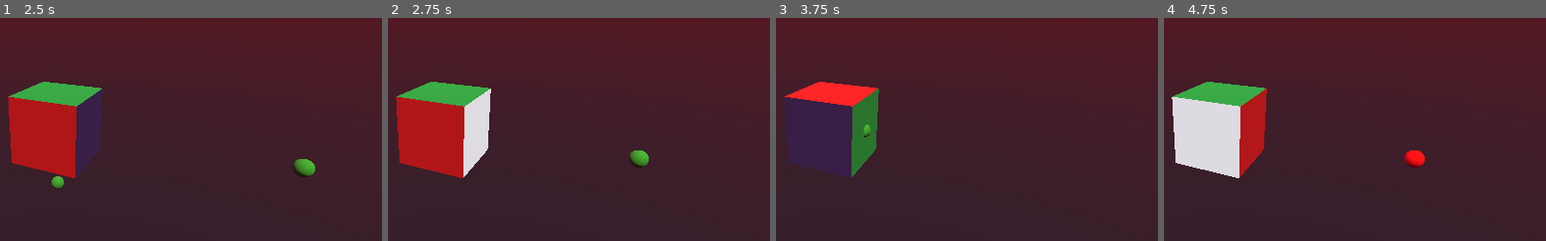
Above: before the commit, frames 1-4 (left to right).
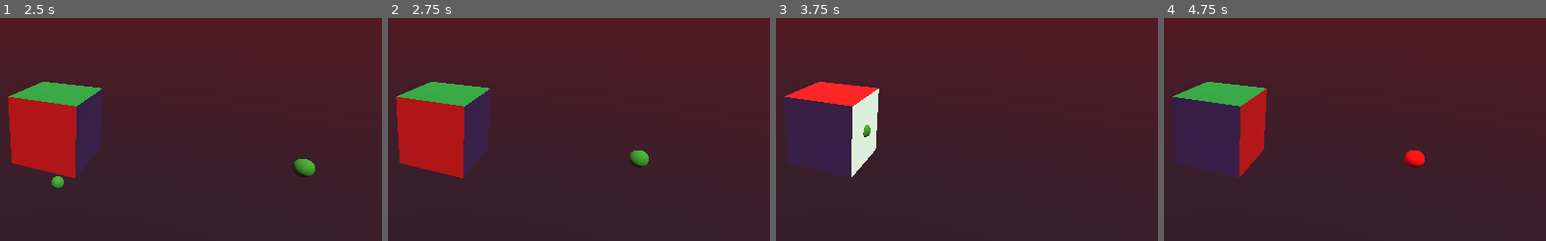
Above: after the commit, the same moments.

Repository: ajweeks/droplet_jam_01
Game: Godot game, scene res://scenes/main_scene.tscn
The game is run twice, just before and just after one commit, with the same random seed, the same clock (stepped at 60 frames per second) and the same inputs.
Inputs:
- Up to frame 1 (2.5 s): hold S (rotate_x_neg) 0.53-1.28 s; tap W (rotate_x_pos) at 1.35 s; hold D (rotate_y_neg) from 2.03 s (still down)
- Up to frame 2 (2.75 s): keep holding D (rotate_y_neg)
- Up to frame 3 (3.75 s): release D (rotate_y_neg) at 2.78 s; tap A (rotate_y_pos) at 2.85 s; tap Enter at 3.5 s; hold E (rotate_z_neg) from 3.53 s (still down)
- Up to frame 4 (4.75 s): release E (rotate_z_neg) at 4.28 s; tap Q (rotate_z_pos) at 4.35 s
The pictures show only the part of the screen within x 42-92%, y 26-76%; the shares and areas given below are measured in that part.

Frame 1 is identical in both runs. In frame 2, 1.9% of the frame differs, in the area x 19-27%, y 31-72%; in frame 3, 1.8%; in frame 4, 5.3%, in the area x 2-20%, y 35-72%.

Commit message:
Blink on incorrect face hits

Diff:
--- a/scenes/cube.tscn
+++ b/scenes/cube.tscn
@@ -16,11 +16,11 @@
 [sub_resource type="BoxShape" id=3]
 extents = Vector3( 0.4, 0.15, 0.4 )
 
+[sub_resource type="SpatialMaterial" id=5]
+albedo_color = Color( 0.113725, 0.733333, 0.282353, 1 )
+
 [sub_resource type="SpatialMaterial" id=4]
 albedo_color = Color( 0.196078, 0.2, 0.443137, 1 )
-
-[sub_resource type="SpatialMaterial" id=5]
-albedo_color = Color( 0.113725, 0.733333, 0.282353, 1 )
 
 [node name="Cube" type="Spatial"]
 script = ExtResource( 1 )
@@ -64,6 +64,47 @@
 transform = Transform( 1, -4.37114e-08, 4.37114e-08, 4.37114e-08, -4.37114e-08, -1, 4.37114e-08, 1, -4.37114e-08, 0, 0, -0.15 )
 shape = SubResource( 3 )
 
+[node name="plane_y_0" type="CSGMesh" parent="."]
+transform = Transform( 1, 0, 0, 0, -4.37114e-08, -1, 0, 1, -4.37114e-08, 0, -0.5, -2.18557e-08 )
+mesh = SubResource( 1 )
+material = SubResource( 5 )
+
+[node name="plane_y0_rb" type="RigidBody" parent="plane_y_0"]
+transform = Transform( 1.91069e-15, 1, -4.37114e-08, -1, 1.91069e-15, 0, 0, 4.37114e-08, 1, -2.98023e-08, -2.18557e-08, 0 )
+collision_layer = 2
+mode = 3
+gravity_scale = 0.0
+contacts_reported = 1
+contact_monitor = true
+can_sleep = false
+script = ExtResource( 2 )
+axis = 1
+
+[node name="plane_y0_c" type="CollisionShape" parent="plane_y_0/plane_y0_rb"]
+transform = Transform( 1, -4.37114e-08, 4.37114e-08, 4.37114e-08, -4.37114e-08, -1, 4.37114e-08, 1, -4.37114e-08, 0, 0, -0.15 )
+shape = SubResource( 3 )
+
+[node name="plane_y_1" type="CSGMesh" parent="."]
+transform = Transform( -1, 0, -8.74228e-08, -8.74228e-08, -4.37114e-08, 1, -3.82137e-15, 1, 4.37114e-08, 0, 0.5, 2.18557e-08 )
+mesh = SubResource( 1 )
+material = SubResource( 5 )
+
+[node name="plane_y1_rb" type="RigidBody" parent="plane_y_1"]
+transform = Transform( 1.33748e-14, -1, -1.31134e-07, 1, 1.91069e-15, 8.74226e-08, -8.74226e-08, -1.31134e-07, 1, -2.98023e-08, 2.18557e-08, 0 )
+collision_layer = 2
+mode = 3
+gravity_scale = 0.0
+contacts_reported = 1
+contact_monitor = true
+can_sleep = false
+script = ExtResource( 2 )
+axis = 1
+index = 1
+
+[node name="plane_y1_c" type="CollisionShape" parent="plane_y_1/plane_y1_rb"]
+transform = Transform( 1, -4.37114e-08, 4.37114e-08, 4.37114e-08, -4.37114e-08, -1, 4.37114e-08, 1, -4.37114e-08, 0, 0, -0.15 )
+shape = SubResource( 3 )
+
 [node name="plane_z_0" type="CSGMesh" parent="."]
 transform = Transform( 1, 0, 0, 0, 1, 0, 0, 0, 1, 0, 0, 0.5 )
 mesh = SubResource( 1 )
@@ -104,44 +145,3 @@
 [node name="plane_z1_c" type="CollisionShape" parent="plane_z_1/plane_z1_rb"]
 transform = Transform( 1, -4.37114e-08, 4.37114e-08, 4.37114e-08, -4.37114e-08, -1, 4.37114e-08, 1, -4.37114e-08, 0, 0, -0.15 )
 shape = SubResource( 3 )
-
-[node name="plane_y_0" type="CSGMesh" parent="."]
-transform = Transform( 1, 0, 0, 0, -4.37114e-08, -1, 0, 1, -4.37114e-08, 0, -0.5, -2.18557e-08 )
-mesh = SubResource( 1 )
-material = SubResource( 5 )
-
-[node name="plane_y0_rb" type="RigidBody" parent="plane_y_0"]
-transform = Transform( 1.91069e-15, 1, -4.37114e-08, -1, 1.91069e-15, 0, 0, 4.37114e-08, 1, -2.98023e-08, -2.18557e-08, 0 )
-collision_layer = 2
-mode = 3
-gravity_scale = 0.0
-contacts_reported = 1
-contact_monitor = true
-can_sleep = false
-script = ExtResource( 2 )
-axis = 1
-
-[node name="plane_y0_c" type="CollisionShape" parent="plane_y_0/plane_y0_rb"]
-transform = Transform( 1, -4.37114e-08, 4.37114e-08, 4.37114e-08, -4.37114e-08, -1, 4.37114e-08, 1, -4.37114e-08, 0, 0, -0.15 )
-shape = SubResource( 3 )
-
-[node name="plane_y_1" type="CSGMesh" parent="."]
-transform = Transform( -1, 0, -8.74228e-08, -8.74228e-08, -4.37114e-08, 1, -3.82137e-15, 1, 4.37114e-08, 0, 0.5, 2.18557e-08 )
-mesh = SubResource( 1 )
-material = SubResource( 5 )
-
-[node name="plane_y1_rb" type="RigidBody" parent="plane_y_1"]
-transform = Transform( 1.33748e-14, -1, -1.31134e-07, 1, 1.91069e-15, 8.74226e-08, -8.74226e-08, -1.31134e-07, 1, -2.98023e-08, 2.18557e-08, 0 )
-collision_layer = 2
-mode = 3
-gravity_scale = 0.0
-contacts_reported = 1
-contact_monitor = true
-can_sleep = false
-script = ExtResource( 2 )
-axis = 1
-index = 1
-
-[node name="plane_y1_c" type="CollisionShape" parent="plane_y_1/plane_y1_rb"]
-transform = Transform( 1, -4.37114e-08, 4.37114e-08, 4.37114e-08, -4.37114e-08, -1, 4.37114e-08, 1, -4.37114e-08, 0, 0, -0.15 )
-shape = SubResource( 3 )
--- a/scripts/cube.gd
+++ b/scripts/cube.gd
@@ -5,10 +5,23 @@
 
 var rotations_queue : Array
 
+var face_timers : Array
+var face_misses : Array
+
 var zero_rot_thresh = 0.1
 var fade_speed = 10.0
+var blink_brightness = 1.0
+var miss_blink_speed = 10.0
+var miss_blink_duration = 0.6
+var hit_blink_duration = 0.3
 
 func _ready():
+	face_timers.resize(6)
+	face_misses.resize(6)
+	for i in range(6):
+		face_timers[i] = -1.0
+		face_misses[i] = false
+
 	for i in range(6):
 		var mesh = get_child(i) as CSGMesh
 		mesh.material_override = SpatialMaterial.new()
@@ -29,8 +42,16 @@
 	for i in range(6):
 		var mesh := get_child(i) as CSGMesh
 		var mat := mesh.material_override as SpatialMaterial
-		if mat.emission_energy > 0.0:
-			mat.emission_energy = lerp(mat.emission_energy, 0.0, clamp(delta*fade_speed, 0.0, 1.0));
+		if face_timers[i] != -1.0:
+			if face_misses[i]:
+				mat.emission_energy = (sin(face_timers[i]*miss_blink_speed)*0.5+0.5) * blink_brightness
+			else:
+				mat.emission_energy = lerp(mat.emission_energy, 0.0, clamp(delta*fade_speed, 0.0, 1.0));
+
+			face_timers[i] = face_timers[i] - delta
+			if face_timers[i] <= 0.0:
+				face_timers[i] = -1.0
+				mat.emission_energy = 0.0;
 
 
 func _input(event):
@@ -90,7 +111,15 @@
 	else:
 		rotations_queue.push_back(delta_rot)
 
-func lightFace(axis: int, index: int):
-	var mesh := get_child(axis * 2 + index) as CSGMesh
+func lightFace(axis: int, index: int, correct: bool):
+	var face_idx = axis * 2 + index
+	face_timers[face_idx] = hit_blink_duration if correct else miss_blink_duration
+	face_misses[face_idx] = not correct
+	var mesh := get_child(face_idx) as CSGMesh
 	var mat := mesh.material_override as SpatialMaterial
-	mat.emission_energy = 1.0
+	if correct:
+		mat.emission = Color.white
+		mat.emission_energy = 1.0
+	else:
+		mat.emission = Color("#ff7373")
+		mat.emission_energy = blink_brightness
--- a/scripts/main_game.gd
+++ b/scripts/main_game.gd
@@ -108,5 +108,6 @@
 	projectiles_used[next_index] = true
 	return projectiles[next_index]
 
-func onProjectileHit(axis: int, index: int):
-	cube_inst.lightFace(axis, index)
+func onProjectileHit(projectile, axis: int, index: int):
+	var correct = projectile.color == axis
+	cube_inst.lightFace(axis, index, correct)
--- a/scripts/projectile.gd
+++ b/scripts/projectile.gd
@@ -20,7 +20,7 @@
 
 func _on_RigidBody_body_entered(body):
 	var cube := body as cube_collider
-	game.onProjectileHit(cube.axis, cube.index)
+	game.onProjectileHit(self, cube.axis, cube.index)
 
 func set_color(inColor):
 	color = inColor
